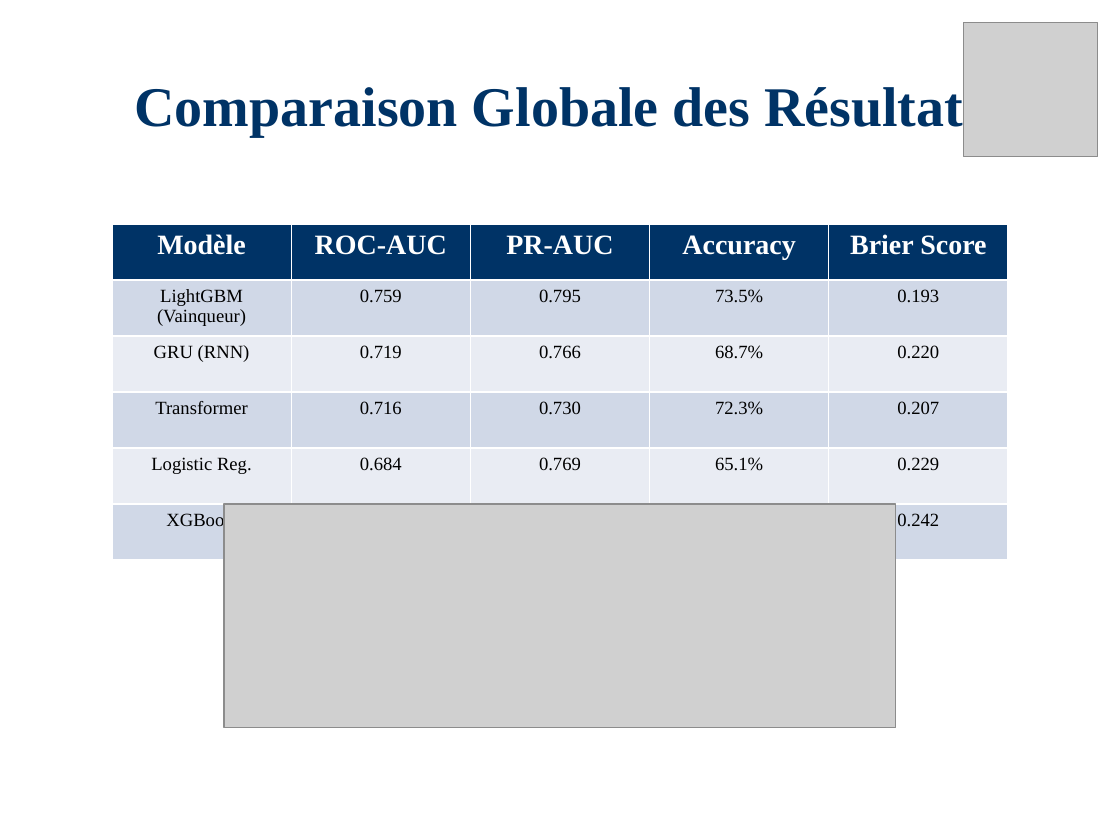
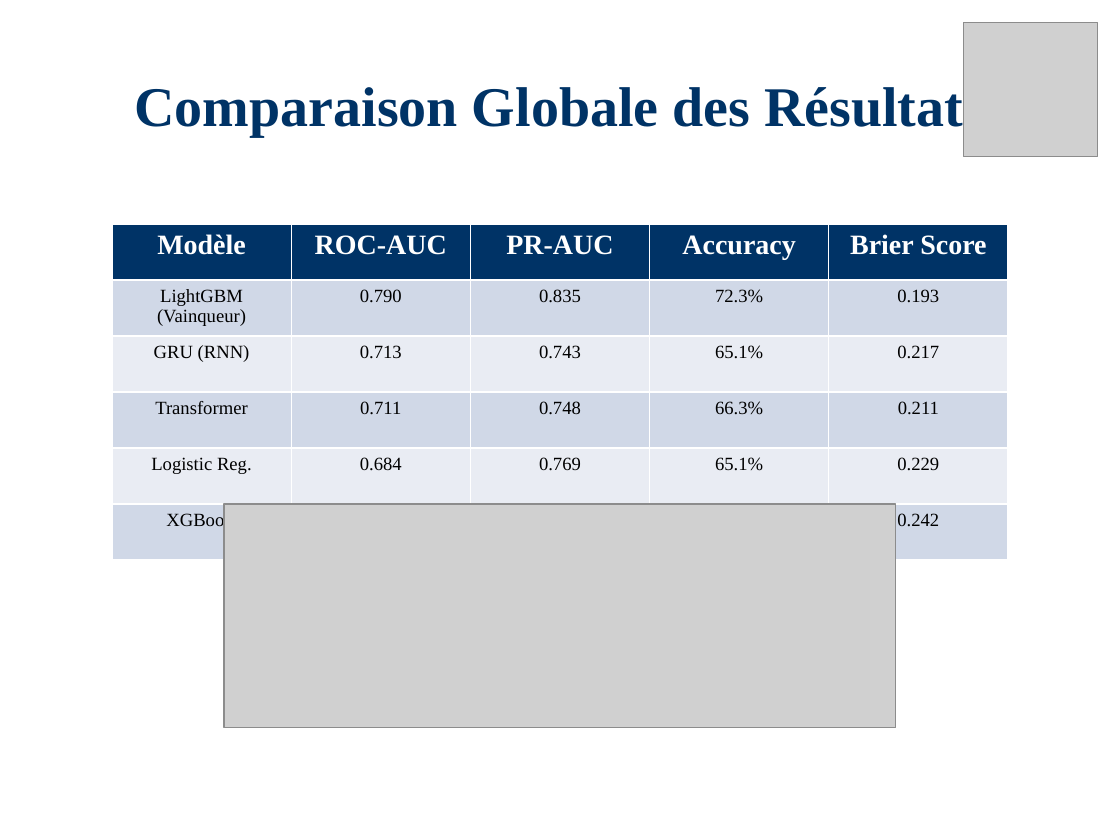
Before and after one commit to Paulino-Cristovao/churn_predictions, a slide deck: slide 5 of Presentations_Resultats_Projet.pptx. Drawn at 1120x840 pixels with LibreOffice and Linux fonts; fonts in the diff are those of the drawing; grey boxes stand for pictures. Boxes give left, top, right and bottom in pixels: in the first picture for what was removed or moved away, otherwise in the second. Text is boxed around its words. In the diff, an @@ line names an element or a change of style, - is before the commit and + after.

```diff
--- a/Presentations_Resultats_Projet.pptx
+++ b/Presentations_Resultats_Projet.pptx
@@ table at (112, 224, 1008, 560) @@
-row 2: LightGBM (Vainqueur) | 0.759 | 0.795 | 73.5% | 0.193
+row 2: LightGBM (Vainqueur) | 0.790 | 0.835 | 72.3% | 0.193
-row 3: GRU (RNN) | 0.719 | 0.766 | 68.7% | 0.220
+row 3: GRU (RNN) | 0.713 | 0.743 | 65.1% | 0.217
-row 4: Transformer | 0.716 | 0.730 | 72.3% | 0.207
+row 4: Transformer | 0.711 | 0.748 | 66.3% | 0.211
```
Also in this commit, not shown: 2 other slides changed, 1 other file.
